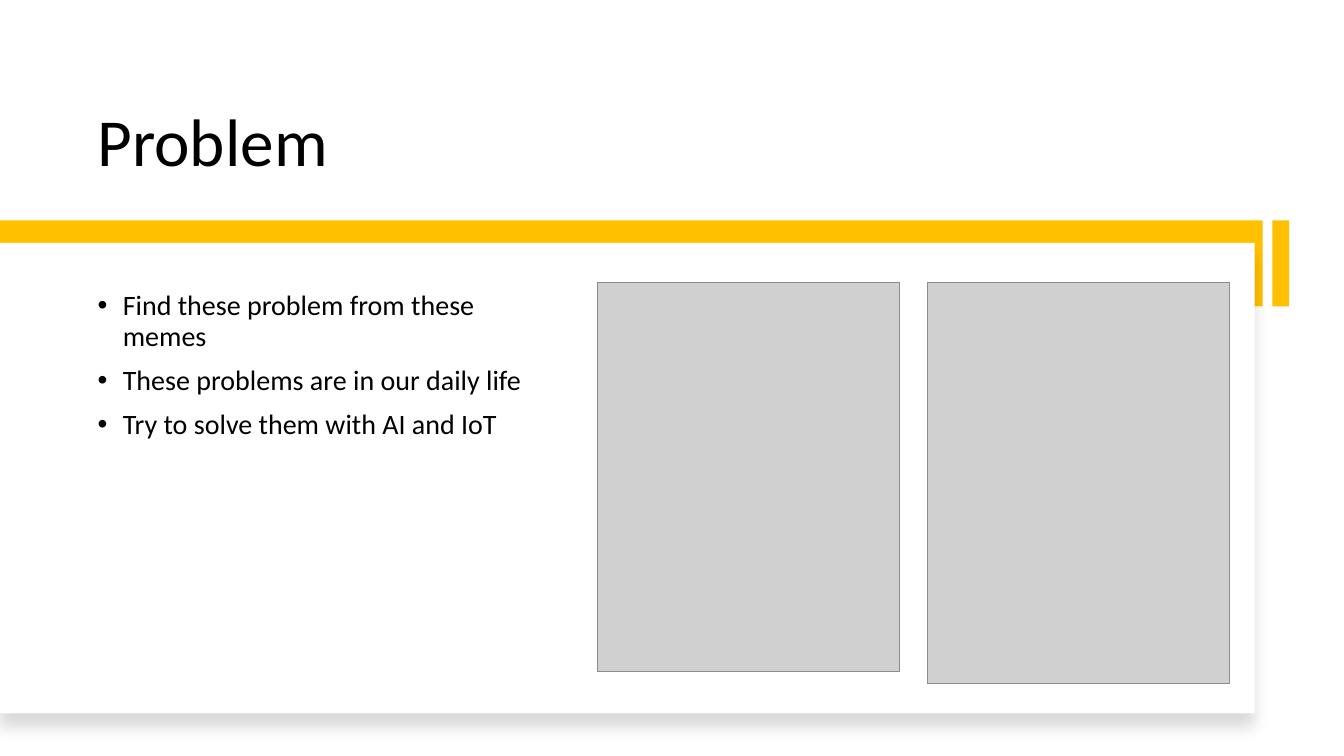
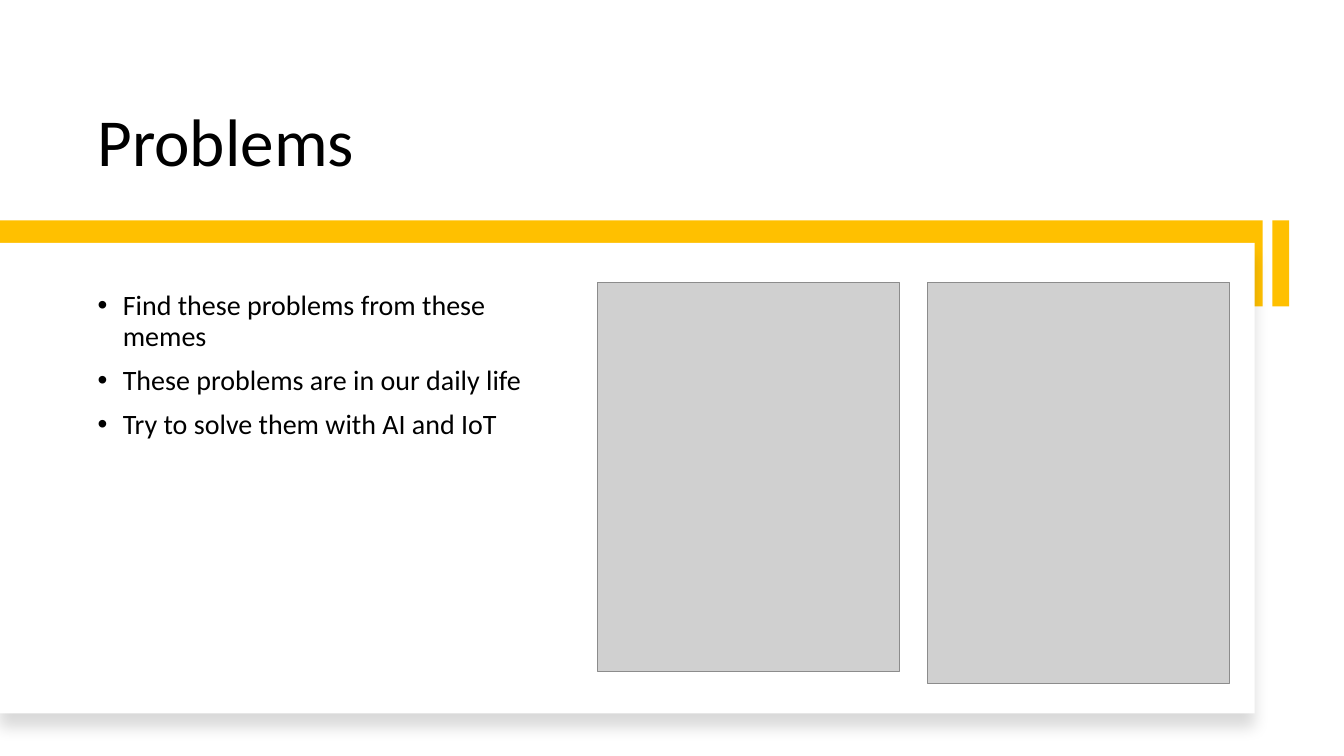
Before and after one commit to smarttommyau/aiot_bedroom, a slide deck: slide 3 of project_documents/P21_pitching_deck_AIoT Bedroom.pptx. Drawn at 1344x756 pixels with LibreOffice and Linux fonts; fonts in the diff are those of the drawing; grey boxes stand for pictures. Boxes give left, top, right and bottom in pixels: in the first picture for what was removed or moved away, otherwise in the second. Text is boxed around its words. In the diff, an @@ line names an element or a change of style, - is before the commit and + after.

```diff
--- a/project_documents/P21_pitching_deck_AIoT Bedroom.pptx
+++ b/project_documents/P21_pitching_deck_AIoT Bedroom.pptx
@@ title at [98,119,354,167]: text changed @@
-Problem
+Problems
@@ text at [123,295,485,347]: text changed @@
-• Find these problem from these memes
+• Find these problems from these memes
```
Also in this commit, not shown: 8 other slides changed.
